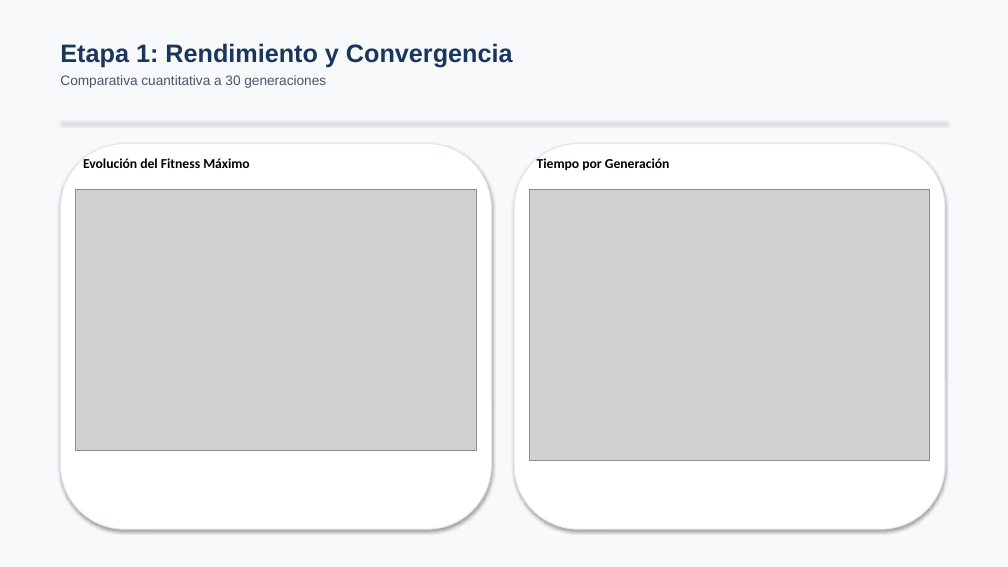
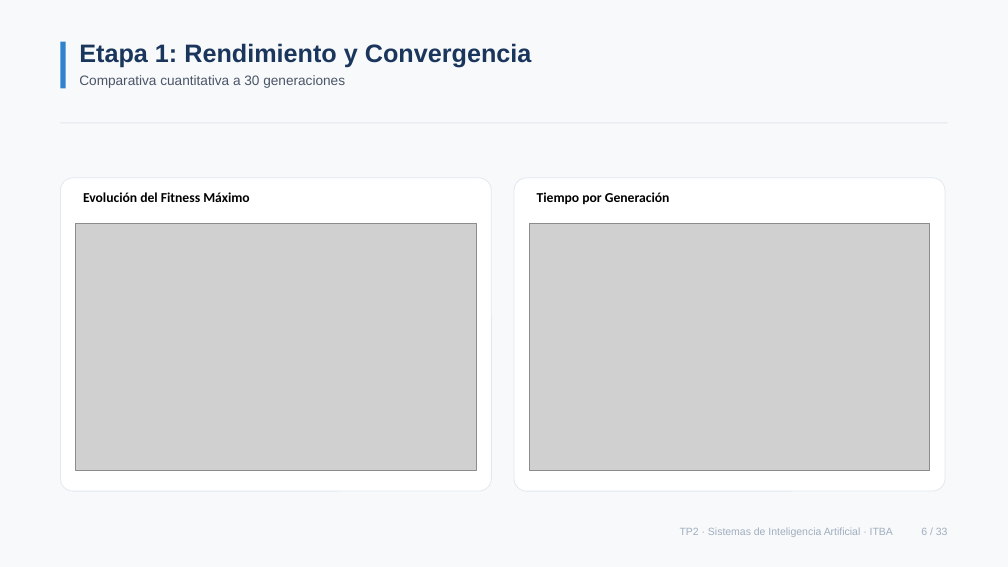
Before and after one commit to cgarros33/sia-tp2, a slide deck: slide 6 of docs/presentacion/presentacion_tp2.pptx. Drawn at 1008x567 pixels with LibreOffice and Linux fonts; fonts in the diff are those of the drawing; grey boxes stand for pictures. Boxes give left, top, right and bottom in pixels: in the first picture for what was removed or moved away, otherwise in the second. Text is boxed around its words. In the diff, an @@ line names an element or a change of style, - is before the commit and + after.

```diff
--- a/docs/presentacion/presentacion_tp2.pptx
+++ b/docs/presentacion/presentacion_tp2.pptx
@@ rectangle at [0, 0, 1008, 567]: shadow off @@
@@ rectangle added at [60, 42, 66, 88], fill #3182CE @@
@@ text "Etapa 1: Rendimiento y Convergencia": place and size @@
-text "Etapa 1: Rendimiento y Convergencia" at [60, 43, 513, 88]
+text "Etapa 1: Rendimiento y Convergencia" at [79, 43, 532, 88]
@@ rectangle at [60, 123, 948, 123]: shadow off @@
@@ rounded rectangle: place and size @@
-rounded rectangle at [60, 144, 492, 529]
+rounded rectangle at [60, 178, 492, 491]
@@ rounded rectangle at [60, 178, 492, 491]: outline #E2E8F0 1 pt to #E2E8F0 0.75 pt; shadow off; proportions changed @@
@@ rounded rectangle at [514, 178, 945, 491]: outline #E2E8F0 1 pt to #E2E8F0 0.75 pt; shadow off; proportions changed @@
@@ rounded rectangle: place and size @@
-rounded rectangle at [514, 144, 945, 529]
+rounded rectangle at [514, 178, 945, 491]
@@ text "Evolución del Fitness Máximo": place and size @@
-text "Evolución del Fitness Máximo" at [83, 158, 250, 168]
+text "Evolución del Fitness Máximo" at [83, 192, 250, 202]
@@ text "Tiempo por Generación": place and size @@
-text "Tiempo por Generación" at [537, 158, 670, 170]
+text "Tiempo por Generación" at [537, 192, 670, 204]
@@ picture: place and size @@
-picture at [76, 189, 476, 451]
+picture at [76, 223, 476, 470]
@@ picture: place and size @@
-picture at [529, 189, 930, 461]
+picture at [529, 223, 930, 470]
@@ text added at [680, 527, 948, 537], 10 pt, text #A0AEC0 @@
+TP2 · Sistemas de Inteligencia Artificial · ITBA 6 / 33
```
Also in this commit, not shown: 32 other slides changed, 1 other file.
